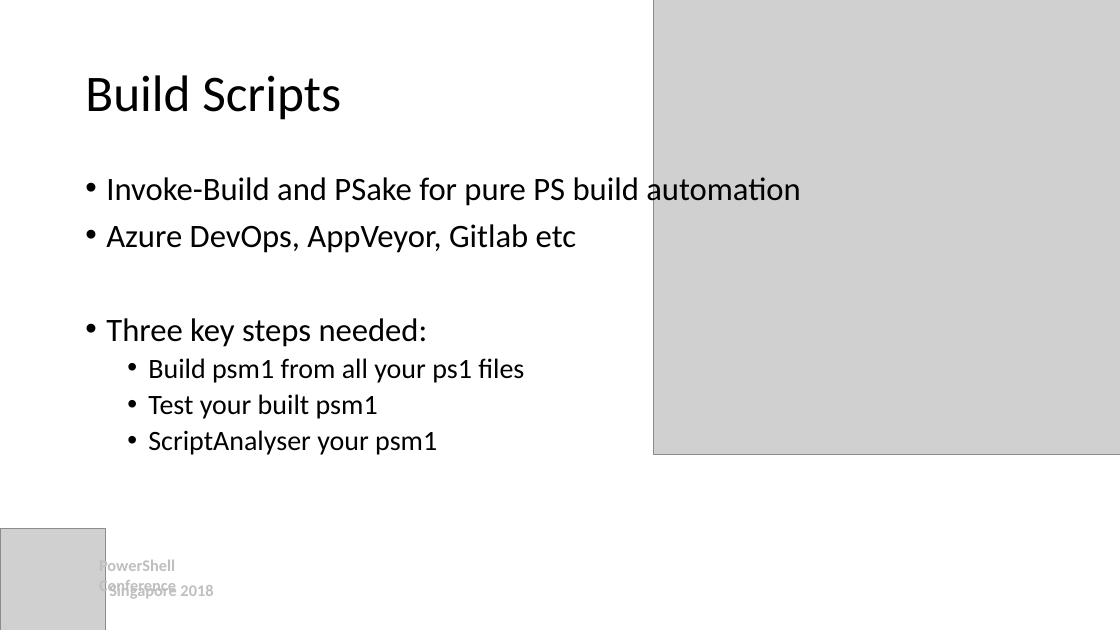
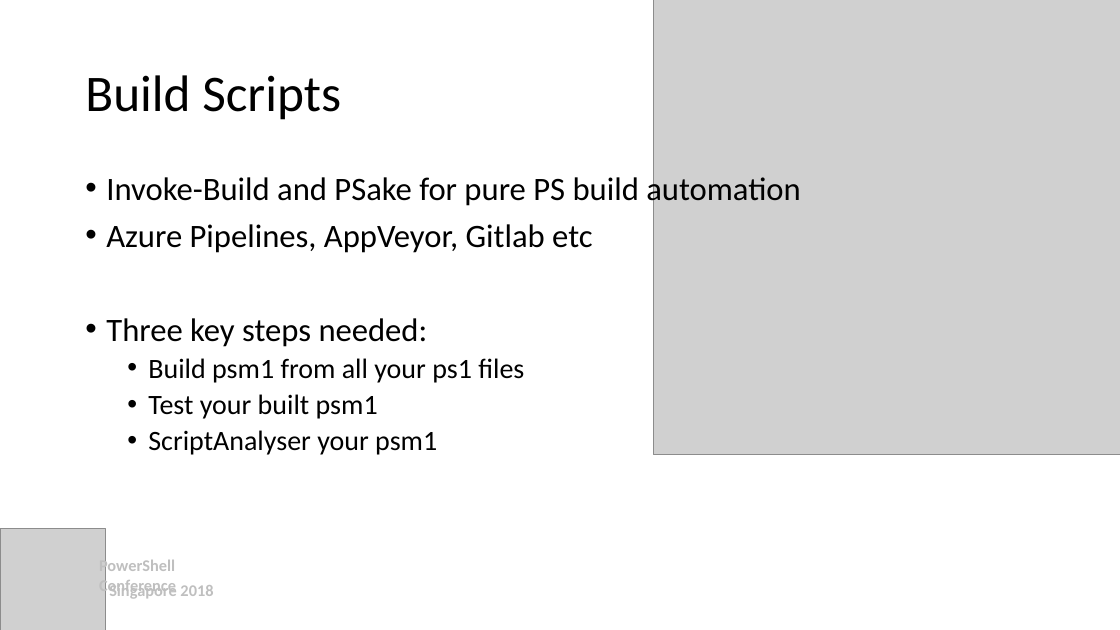
Before and after one commit to ChrisLGardner/presentations, a slide deck: slide 18 of 2018-10-19-PSConfAsia/Building-Better-Bricks.pptx. Drawn at 1120x630 pixels with LibreOffice and Linux fonts; fonts in the diff are those of the drawing; grey boxes stand for pictures. Boxes give left, top, right and bottom in pixels: in the first picture for what was removed or moved away, otherwise in the second. Text is boxed around its words. In the diff, an @@ line names an element or a change of style, - is before the commit and + after.

```diff
--- a/2018-10-19-PSConfAsia/Building-Better-Bricks.pptx
+++ b/2018-10-19-PSConfAsia/Building-Better-Bricks.pptx
@@ text at (x1=106, y1=224, x2=592, y2=253): text changed @@
-• Azure DevOps, AppVeyor, Gitlab etc
+• Azure Pipelines, AppVeyor, Gitlab etc
```
Also in this commit, not shown: 1 other slide changed.
